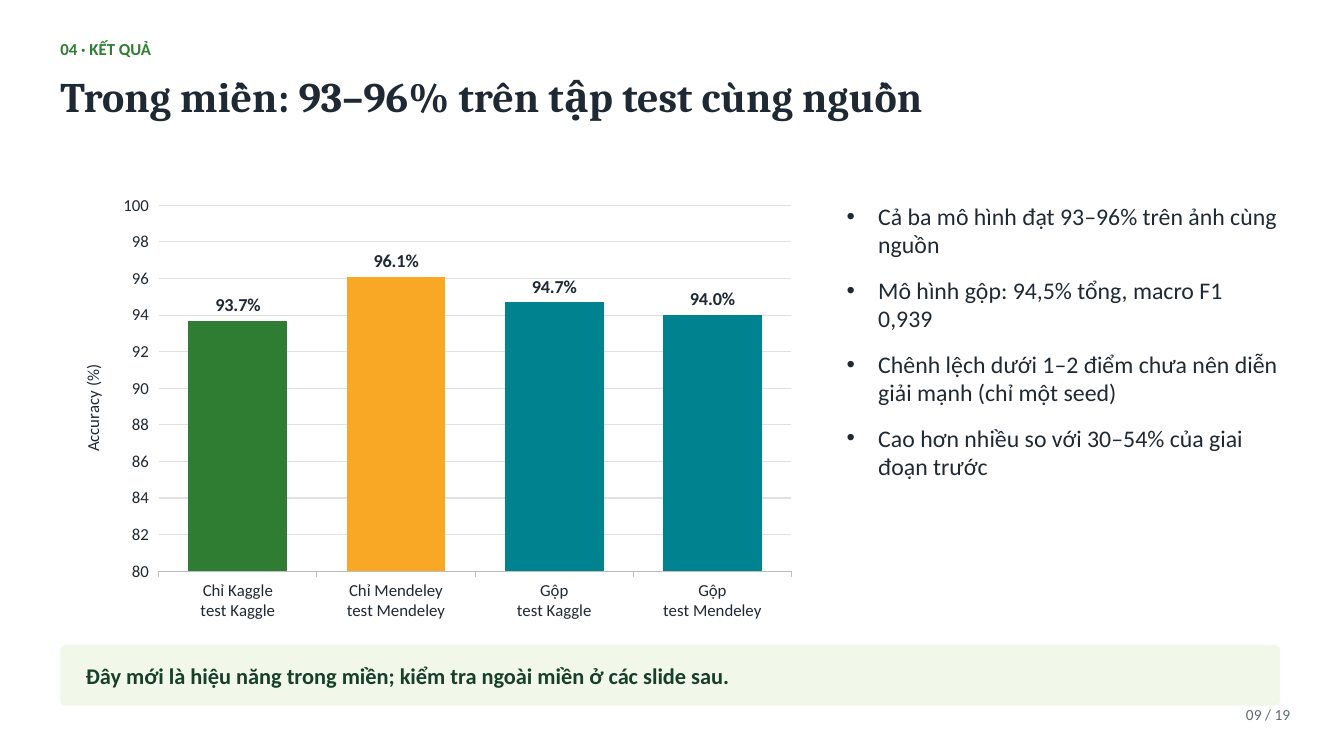
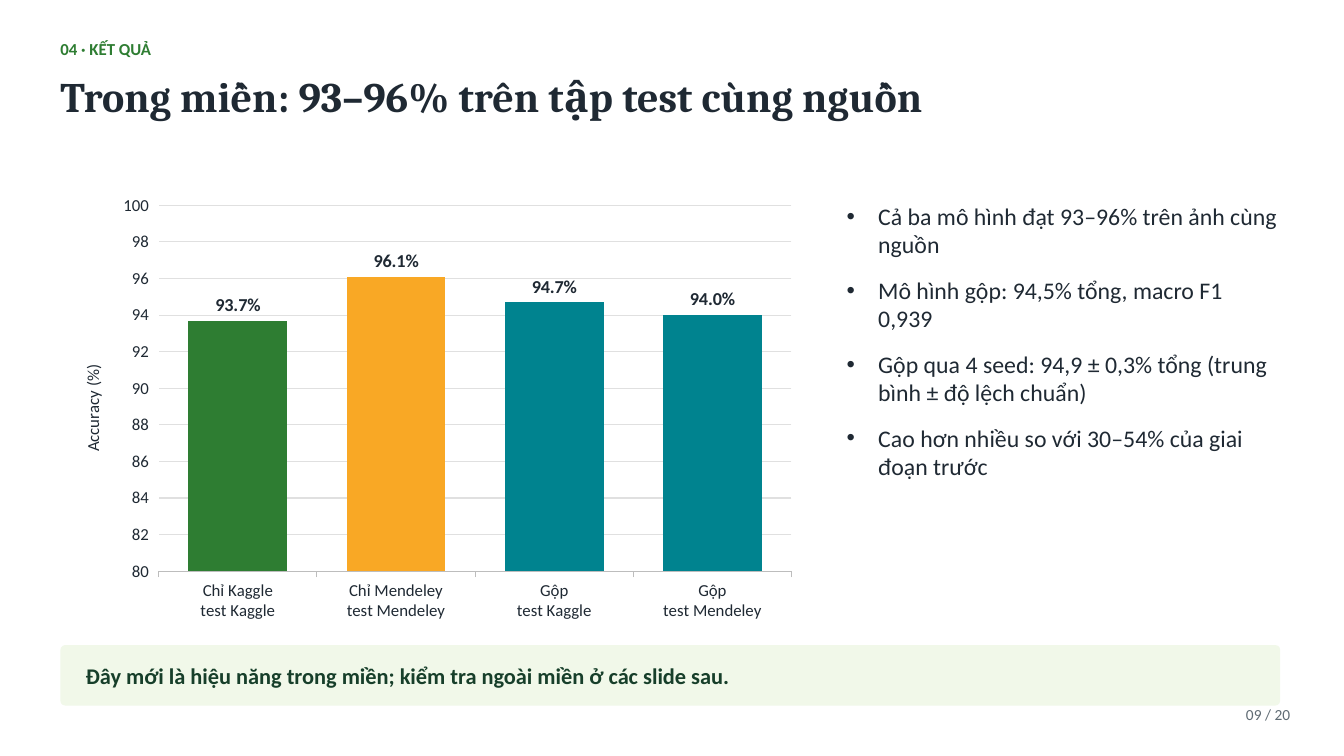
Before and after one commit to vugialinh905-wq/DoAn-HKDN, a slide deck: slide 9 of 02_Slide/Slide_TTTN_V2.pptx. Drawn at 1344x756 pixels with LibreOffice and Linux fonts; fonts in the diff are those of the drawing. Boxes give left, top, right and bottom in pixels: in the first picture for what was removed or moved away, otherwise in the second. Text is boxed around its words. In the diff, an @@ line names an element or a change of style, - is before the commit and + after.

```diff
--- a/02_Slide/Slide_TTTN_V2.pptx
+++ b/02_Slide/Slide_TTTN_V2.pptx
@@ text at (878,354,1267,405): text changed @@
-• Chênh lệch dưới 1–2 điểm chưa nên diễn giải mạnh (chỉ một seed)
+• Gộp qua 4 seed: 94,9 ± 0,3% tổng (trung bình ± độ lệch chuẩn)
@@ text at (1246,710,1291,720): text changed @@
-09 / 19
+09 / 20
```
Also in this commit, not shown: 17 other slides changed, 1 slide added, 23 other files.
